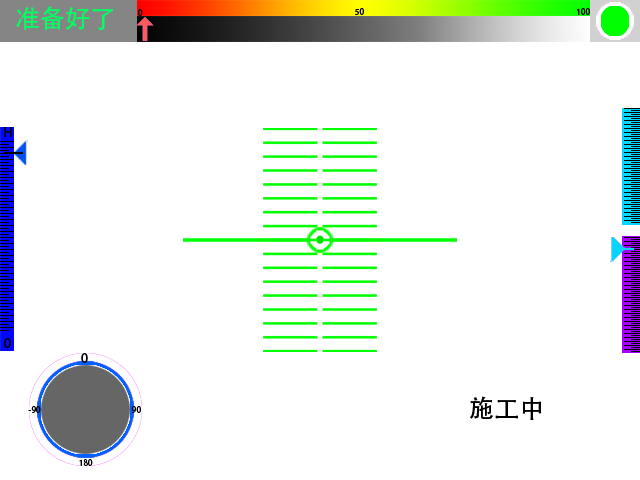
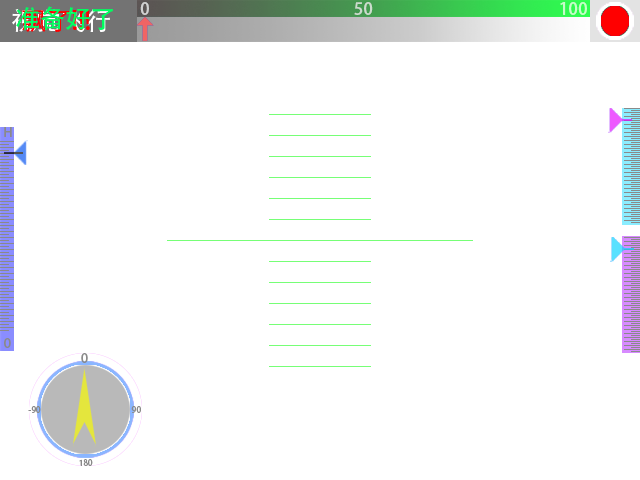
Comparing the layer stacks of the two 640 x 480 images. Changes:
showed "飘了" over box(22, 10, 90, 32)
showed "红灯" over box(601, 6, 629, 36)
showed "转动指针", opacity 100% → 67% over box(73, 367, 96, 448)
showed "视觉飞行" over box(12, 9, 110, 32)
showed "水平速度指针", opacity 100% → 67% over box(608, 108, 632, 133)
"垂直速度指针": opacity 100% → 67% over box(610, 237, 634, 262)
"电量指针": opacity 100% → 85% over box(137, 16, 154, 41)
"高度指针": opacity 100% → 67% over box(4, 140, 28, 165)
"滚动": opacity 100% → 59%, painted on it over box(167, 114, 473, 367)
"垂直速度": opacity 100% → 46% over box(616, 236, 640, 353)
"施工中": opacity 100% → 46%, painted on it over box(470, 396, 542, 420)
"速度": opacity 100% → 46% over box(622, 108, 640, 225)
"方向转盘": opacity 100% → 46% over box(28, 353, 142, 466)
"状态灯": opacity 100% → 60% over box(590, 0, 640, 42)
added layer "100" (60%) in group "固定的" over box(560, 2, 587, 15)
added layer "50" (60%) in group "固定的" over box(354, 2, 373, 15)
added layer "0" (60%) in group "固定的" over box(140, 2, 149, 15)
added layer "图层 4" (82%) in group "固定的" over box(137, 0, 590, 17)
"电量": opacity 100% → 40%, painted on it over box(137, 0, 590, 42)
"飞行状态": opacity 48% → 55% over box(0, 0, 137, 42)
"高度": opacity 100% → 46% over box(0, 127, 14, 351)
painted on "定线" over box(183, 227, 457, 253)
